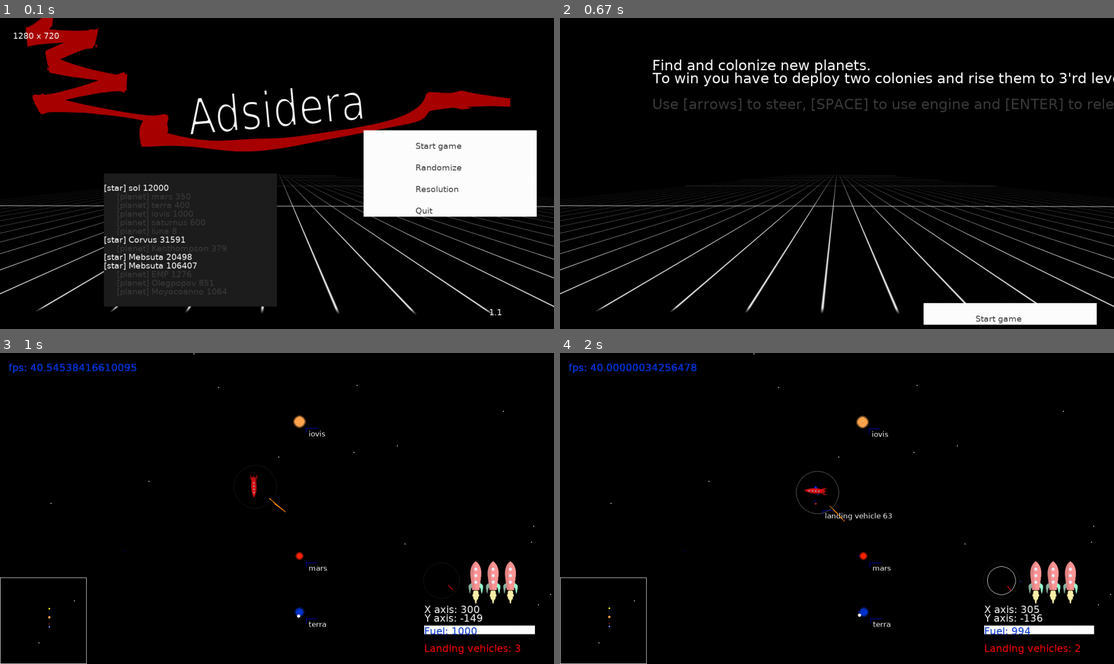
Above: before the commit, frames 1-4 (two rows, left to right).
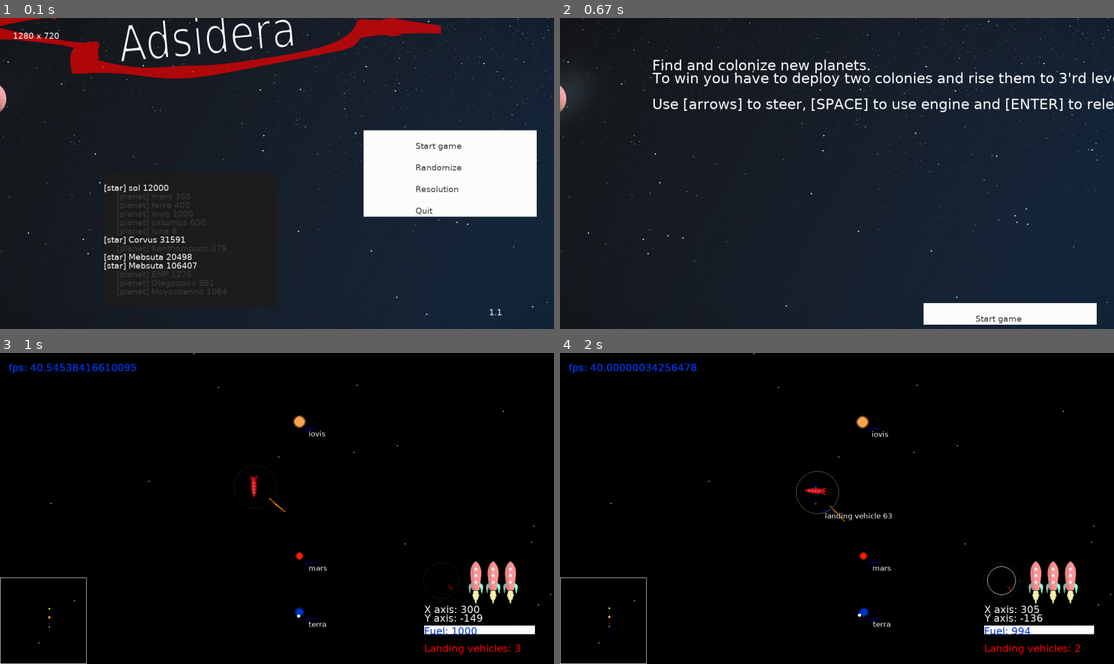
Above: after the commit, the same moments.

Repository: sireliah/adsidera
Game: pygame game, started from adsidera.py
The game is run twice, just before and just after one commit, with the same random seed, the same clock (stepped at 60 frames per second) and the same inputs.
Inputs:
- Up to frame 1 (0.1 s): no input
- Up to frame 2 (0.67 s): click "Start game" at 0.38 s
- Up to frame 3 (1 s): click "Start game" at 0.72 s
- Up to frame 4 (2 s): tap Enter at 1 s; hold Right 1.33-1.8 s; tap Space at 1.4, 1.7, 1.9 s; hold Right from 1.83 s (still down)

The runs differ from the first frame. In frame 1, 77% of the frame differs, in the area x 0-100%, y 0-100%; in frame 2, 94%; in frame 3, nothing differs; in frame 4, nothing differs.

Commit message:
Changed menu background.

Diff:
--- a/camera.py
+++ b/camera.py
@@ -8,13 +8,13 @@
     """
 
     if body.name == center_on:
-        if (camx + s.pol_szer) - body.x > GameSettings.CAMERA_MARGIN:
-            camx = body.x + GameSettings.CAMERA_MARGIN - s.pol_szer
-        elif body.x - (camx + s.pol_szer) > GameSettings.CAMERA_MARGIN:
-            camx = body.x - GameSettings.CAMERA_MARGIN - s.pol_szer
-        if (camy + s.pol_wys) - body.y > GameSettings.CAMERA_MARGIN:
-            camy = body.y + GameSettings.CAMERA_MARGIN - s.pol_wys
-        elif body.y - (camy + s.pol_wys) > GameSettings.CAMERA_MARGIN:
-            camy = body.y - GameSettings.CAMERA_MARGIN - s.pol_wys
+        if (camx + s.half_width) - body.x > GameSettings.CAMERA_MARGIN:
+            camx = body.x + GameSettings.CAMERA_MARGIN - s.half_width
+        elif body.x - (camx + s.half_width) > GameSettings.CAMERA_MARGIN:
+            camx = body.x - GameSettings.CAMERA_MARGIN - s.half_width
+        if (camy + s.half_height) - body.y > GameSettings.CAMERA_MARGIN:
+            camy = body.y + GameSettings.CAMERA_MARGIN - s.half_height
+        elif body.y - (camy + s.half_height) > GameSettings.CAMERA_MARGIN:
+            camy = body.y - GameSettings.CAMERA_MARGIN - s.half_height
 
     return camx, camy
--- a/load.py
+++ b/load.py
@@ -59,8 +59,8 @@
         f = pygame.display.list_modes(32)[self.fil]
         self.window_width = f[0]
         self.window_height = f[1]
-        self.pol_szer = int(self.window_width/2)
-        self.pol_wys = int(self.window_height/2)
+        self.half_width = int(self.window_width/2)
+        self.half_height = int(self.window_height/2)
         self.surface = pygame.display.set_mode(
             (self.window_width, self.window_height), FULLSCREEN | HWSURFACE | DOUBLEBUF)
 
--- a/mainmenu.py
+++ b/mainmenu.py
@@ -25,24 +25,21 @@
         self.load_static()
 
     def blocks(self):
-        self.rect_start = Rect(self.s.pol_szer+200, self.s.pol_wys-100, 400, 50)
-        self.rect_rand = Rect(self.s.pol_szer+200, self.s.pol_wys-50, 400, 50)
-        self.rect_start_screen = Rect(self.s.pol_szer+200, self.s.pol_wys+300, 400, 50)
-        self.rect_res = Rect(self.s.pol_szer+200, self.s.pol_wys, 400, 50)
-        self.rect_quit = Rect(self.s.pol_szer+200, self.s.pol_wys+50, 400, 50)
+        self.rect_start = Rect(self.s.half_width+200, self.s.half_height-100, 400, 50)
+        self.rect_rand = Rect(self.s.half_width+200, self.s.half_height-50, 400, 50)
+        self.rect_start_screen = Rect(self.s.half_width+200, self.s.half_height+300, 400, 50)
+        self.rect_res = Rect(self.s.half_width+200, self.s.half_height, 400, 50)
+        self.rect_quit = Rect(self.s.half_width+200, self.s.half_height+50, 400, 50)
 
     def load_static(self):
-        try:
-            self.background = pygame.image.load('data/back.png')
-            self.background_rect = self.background.get_rect(center=(self.s.pol_szer, self.s.pol_wys))
-        except Exception as e:
-            print(e)
-
-        try:
-            self.title = pygame.image.load('data/title.png')
-            self.title_rect = self.background.get_rect(center=(self.s.pol_szer+200, self.s.pol_wys*0.8))
-        except Exception as e:
-            print(e)
+        self.background = pygame.image.load('data/bg-space-flat-2.png')
+        self.background_rect = self.background.get_rect(center=(self.s.half_width, self.s.half_height))
+
+        self.background2 = pygame.image.load('data/bg-space-flat.png')
+        self.background2_rect = self.background.get_rect(center=(self.s.half_width, self.s.half_height))
+
+        self.title = pygame.image.load('data/title.png')
+        self.title_rect = self.background.get_rect(center=(self.s.half_width+200, self.s.half_height*0.9))
 
     def show_title(self):
         try:
@@ -50,17 +47,17 @@
         except Exception as e:
             print(e)
 
-    def show_background(self):
-        try:
+    def show_background(self, stage=1):
+        if stage == 1:
             self.s.surface.blit(self.background, self.background_rect)
-        except Exception as e:
-            print(e)
+        else:
+            self.s.surface.blit(self.background2, self.background2_rect)
 
     def bodies_list(self):
         pygame.draw.rect(
             self.s.surface,
             Colors.DARKGRAY,
-            (self.s.pol_szer - 400, self.s.pol_wys, 400, len(self.addd.bodies) * 22),
+            (self.s.half_width - 400, self.s.half_height, 400, len(self.addd.bodies) * 22),
             0
         )
         x = 2
@@ -72,9 +69,9 @@
                 star_list = self.fonts.subtitle.render(self.star_desc, 1, Colors.WHITE)
                 planet_list = self.fonts.subtitle.render(self.planet_desc, 1, Colors.GRAY)
                 if body.type == 'star':
-                    self.s.surface.blit(star_list, (self.s.pol_szer-400, self.s.pol_wys+x))
+                    self.s.surface.blit(star_list, (self.s.half_width-400, self.s.half_height+x))
                 else:
-                    self.s.surface.blit(planet_list, (self.s.pol_szer-370, self.s.pol_wys+x))
+                    self.s.surface.blit(planet_list, (self.s.half_width-370, self.s.half_height+x))
 
     def block_start(self):
         pygame.draw.rect(self.s.surface, Colors.WHITE, self.rect_start, 0)
@@ -95,10 +92,10 @@
 
         ren1 = self.fonts.bigger.render(text1, 1, Colors.WHITE)
         ren2 = self.fonts.bigger.render(text2, 1, Colors.WHITE)
-        ren3 = self.fonts.bigger.render(text3, 1, Colors.GRAY)
+        ren3 = self.fonts.bigger.render(text3, 1, Colors.WHITE)
 
         for i, t in enumerate((ren3, ren2, ren1)):
-            self.s.surface.blit(t, (int(self.s.pol_szer/3), int(self.s.pol_wys/(i+2))))
+            self.s.surface.blit(t, (int(self.s.half_width/3), int(self.s.half_height/(i+2))))
         pygame.draw.rect(self.s.surface, Colors.WHITE, self.rect_start_screen, 0)
         self.start_screen_text = "Start game"
         text = self.fonts.subtitle.render(self.start_screen_text, 1, Colors.GRAY)
@@ -144,7 +141,8 @@
 
     def display_modes(self):
         self.res_info = pygame.display.Info()
-        text = self.fonts.subtitle.render(str(self.res_info.current_w)+" x "+str(self.res_info.current_h), 1, Colors.WHITE)
+        text = self.fonts.subtitle.render(
+            str(self.res_info.current_w) + " x " + str(self.res_info.current_h), 1, Colors.WHITE)
         self.s.surface.blit(text, (30, 30))
 
     def version(self):
@@ -174,7 +172,7 @@
             self.controls()
             self.s.surface.fill(Colors.BLACK)
             if self.start_screen:
-                self.show_background()
+                self.show_background(stage=2)
                 self.block_start_screen()
                 self.hover([(self.rect_start_screen, self.start_screen_text)])
             else:
Binary file added: data/bg-space-flat-2.png
Binary file added: data/bg-space-flat.png
